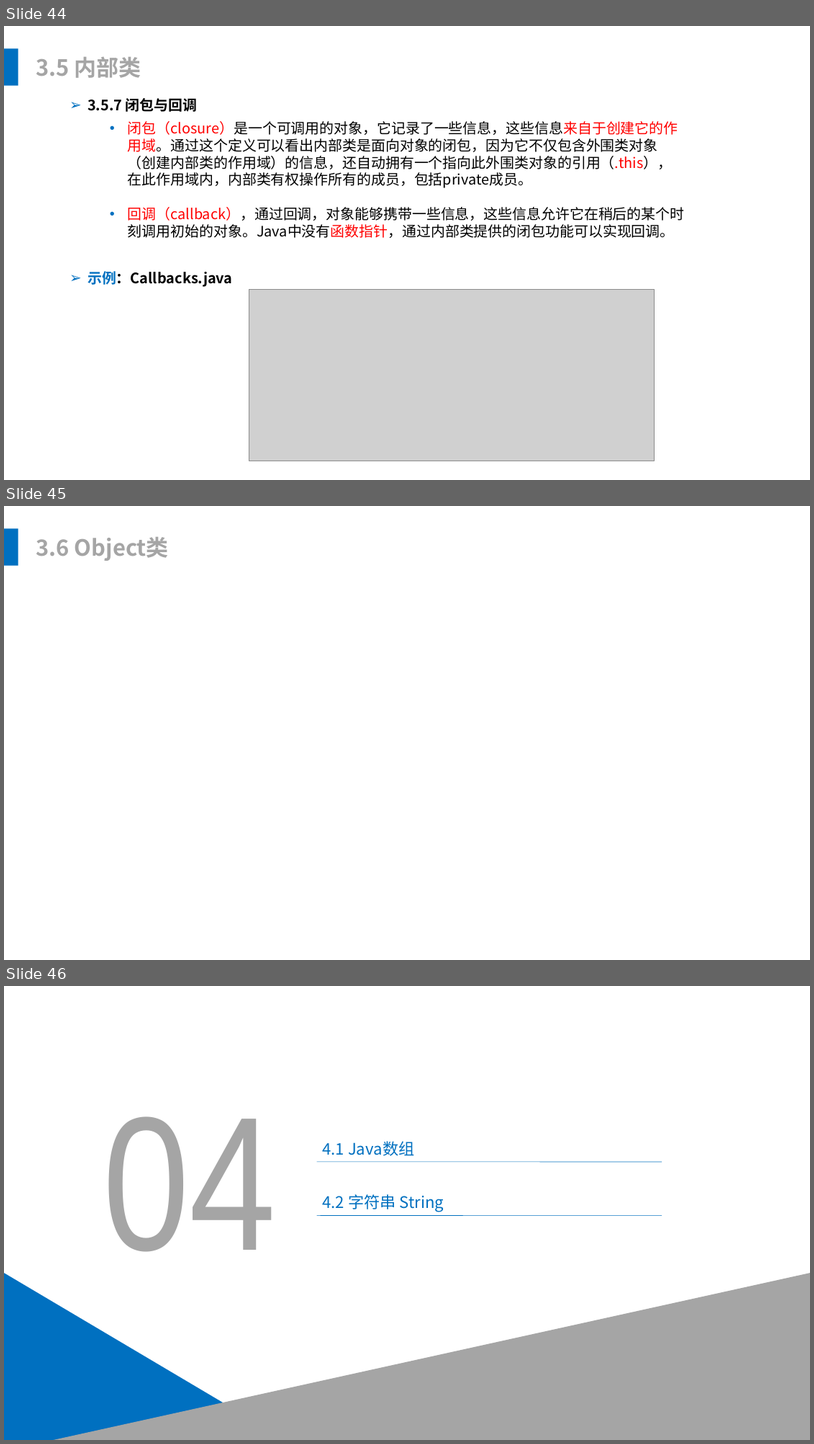
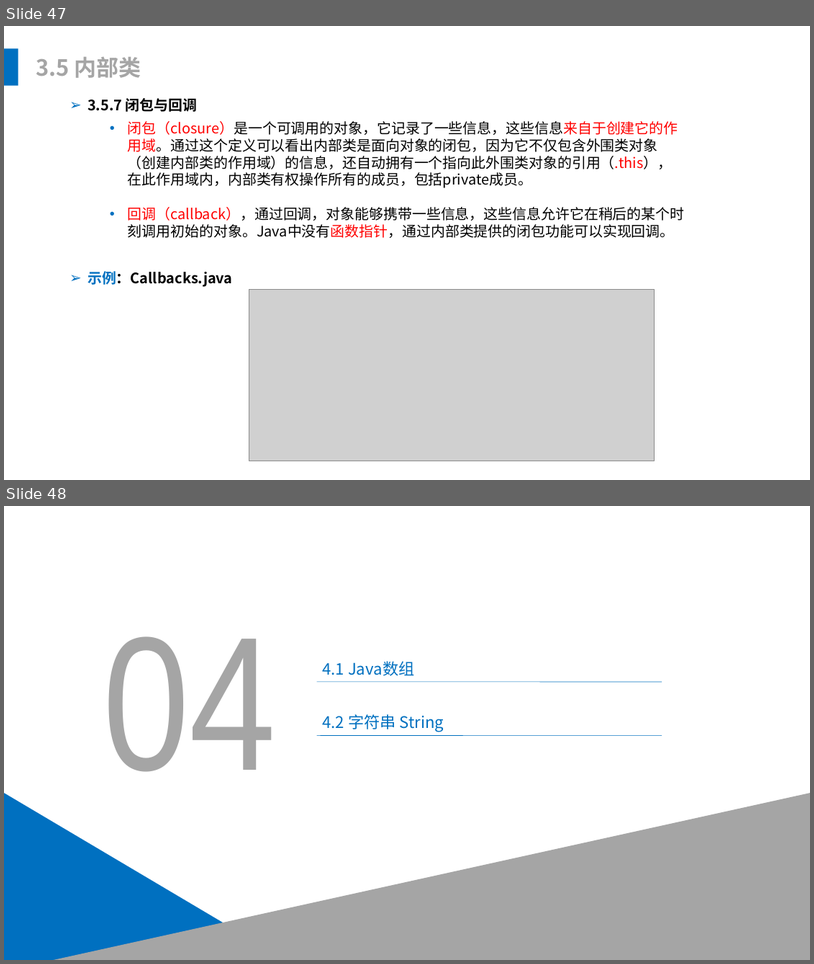
Before and after one commit to leonliu06/JavaTrainning, a slide deck: Java基础培训.pptx. Shown one above the other, each under a label of ours: slides 44, 45 and 46 before the commit, slides 47 and 48 after it. The pictures are 814x1444 and 814x964 pixels, drawn with LibreOffice and Linux fonts; fonts in the diff are those of the drawing; grey boxes stand for pictures. Boxes give left, top, right and bottom in pixels: in the first picture for what was removed or moved away, otherwise in the second. Text is boxed around its words. In the diff, an @@ line names an element or a change of style, - is before the commit and + after.

```diff
--- a/Java基础培训.pptx
+++ b/Java基础培训.pptx
@@ slide 45 removed at [4,506,810,960], background #FFFFFF @@
@@ rectangle removed at [4,529,18,566] @@
@@ text removed at [36,537,169,561] @@
-3.6 Object类
@@ what was slide 44 is now slide 47 @@
@@ what was slide 46 is now slide 48 @@
```
Also in this commit, not shown: 3 slides changed, 4 slides added, 1 other slide removed, 3 other files.
